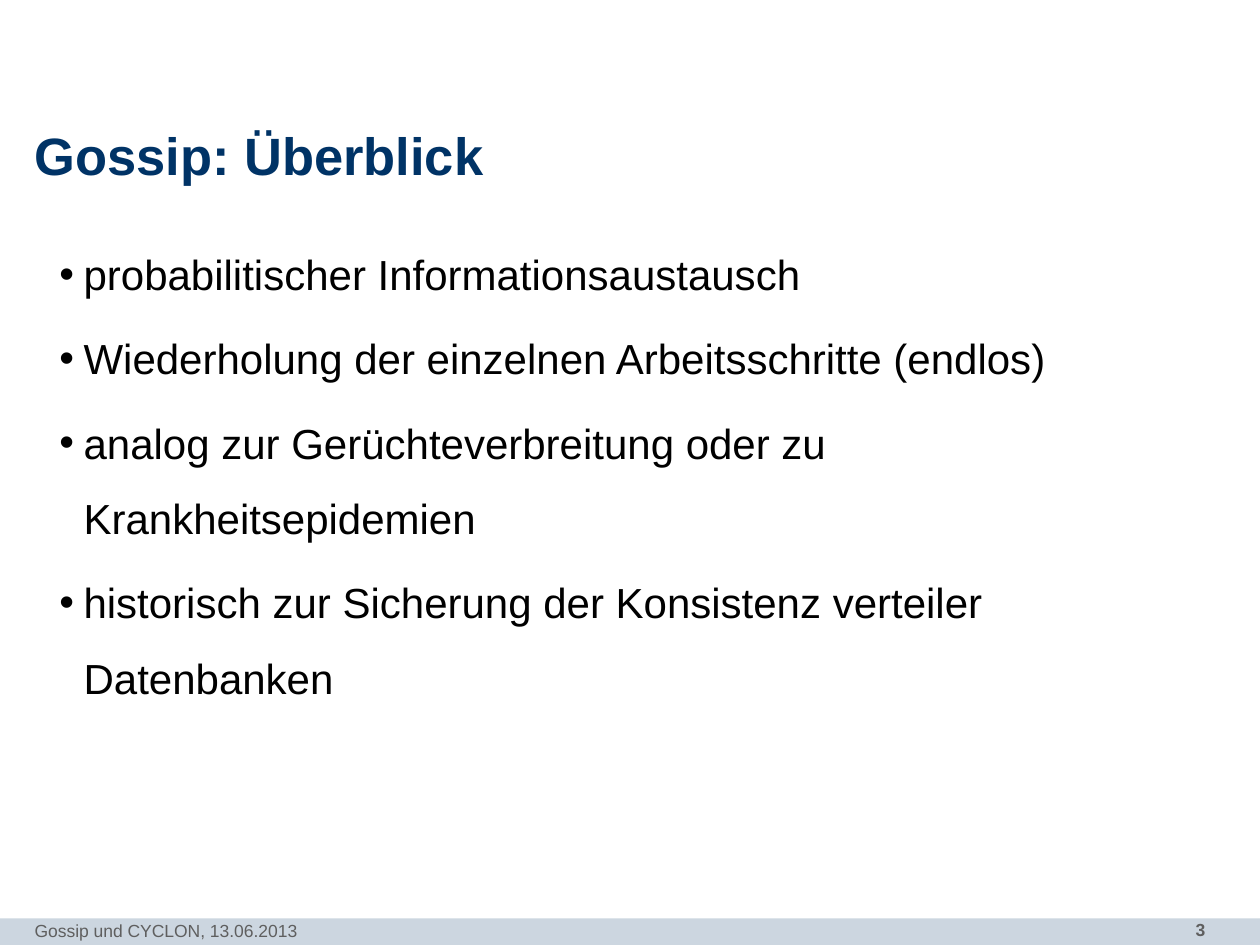
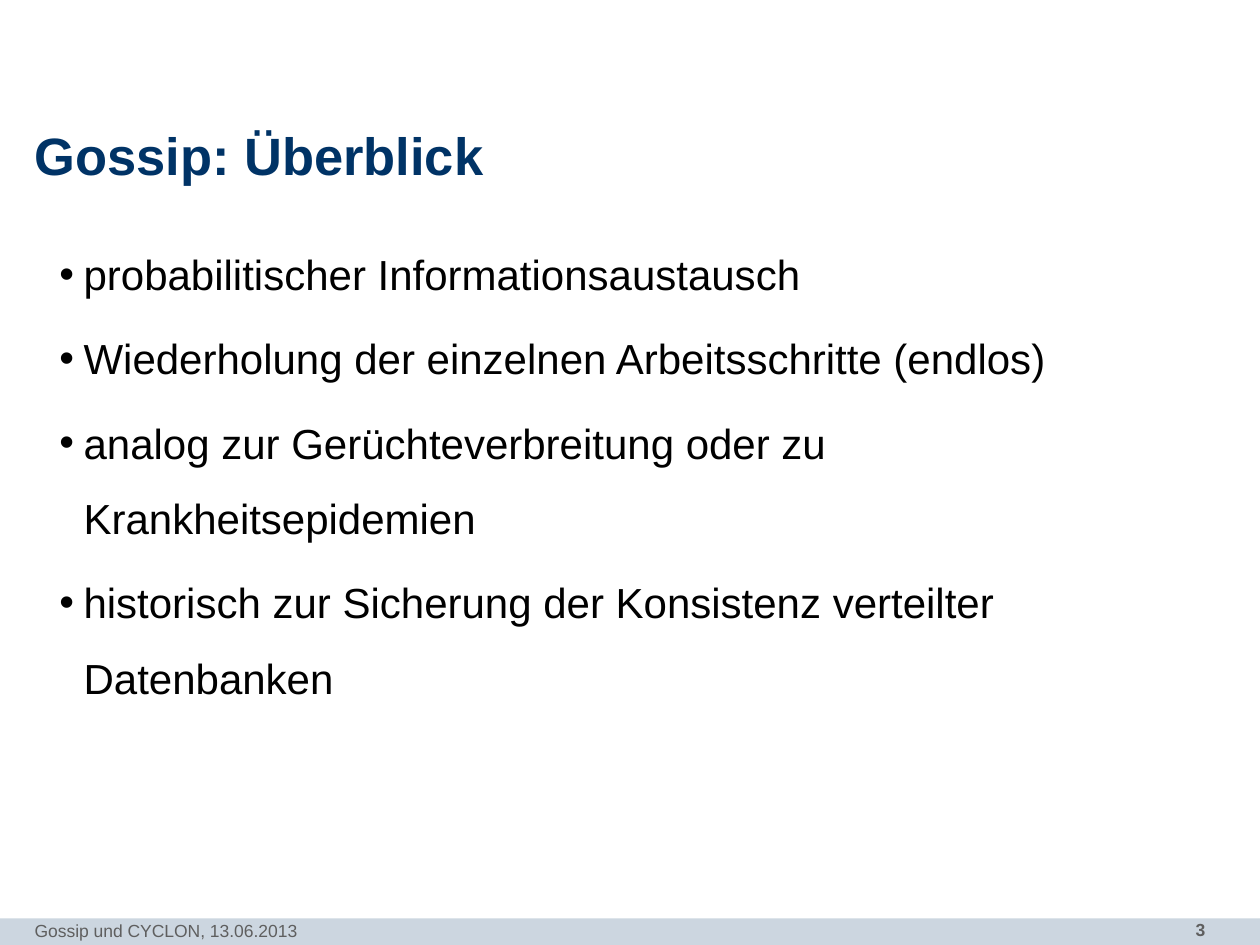
Before and after one commit to N8Fear/DistributedSystems, a slide deck: slide 3 of Vortrag/[MASTER] Präsentation.pptx. Drawn at 1260x945 pixels with LibreOffice and Linux fonts; fonts in the diff are those of the drawing; background and template pictures are left out. Boxes give left, top, right and bottom in pixels: in the first picture for what was removed or moved away, otherwise in the second. Text is boxed around its words. In the diff, an @@ line names an element or a change of style, - is before the commit and + after.

```diff
--- a/Vortrag/[MASTER] Präsentation.pptx
+++ b/Vortrag/[MASTER] Präsentation.pptx
@@ text at (x1=84, y1=587, x2=994, y2=695): text changed @@
-  • historisch zur Sicherung der Konsistenz verteiler Datenbanken
+  • historisch zur Sicherung der Konsistenz verteilter Datenbanken
```
Also in this commit, not shown: 5 other slides changed, 12 slides added, 5 other files.
